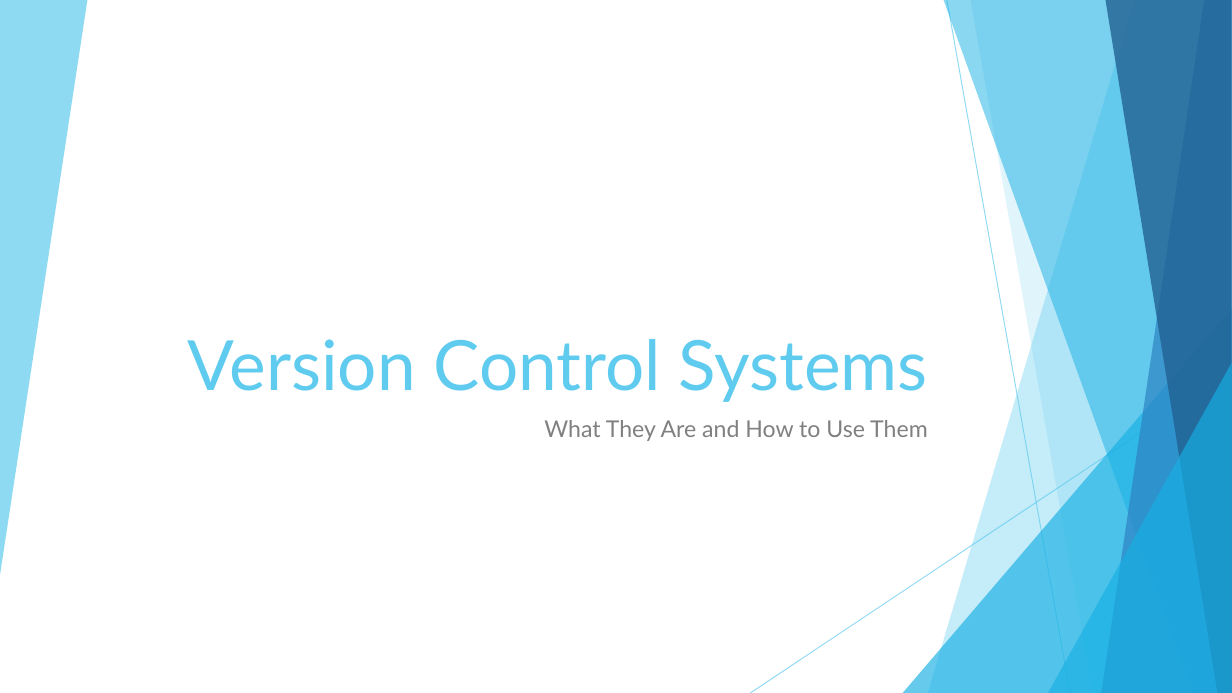
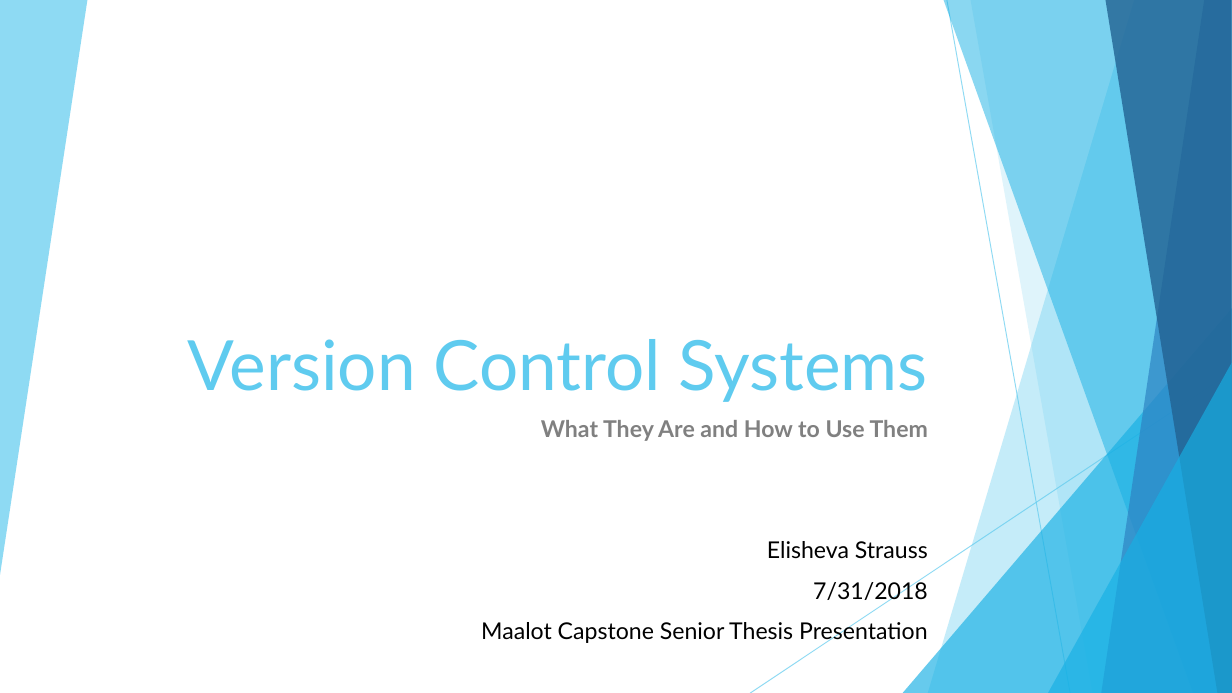
Before and after one commit to elishevastrauss1/VersionControl, a slide deck: slide 1 of Version Control Presentation.pptx. Drawn at 1232x693 pixels with LibreOffice and Linux fonts; fonts in the diff are those of the drawing. Boxes give left, top, right and bottom in pixels: in the first picture for what was removed or moved away, otherwise in the second. Text is boxed around its words. In the diff, an @@ line names an element or a change of style, - is before the commit and + after.

```diff
--- a/Version Control Presentation.pptx
+++ b/Version Control Presentation.pptx
@@ subtitle at (541, 420, 928, 441): bold on in "What They Are and How to Use ..." @@
@@ subtitle at (481, 541, 928, 645): paragraphs added @@
+Elisheva Strauss
+7/31/2018
+Maalot Capstone Senior Thesis Presentation
```
Also in this commit, not shown: 1 slide added, 1 slide removed.
